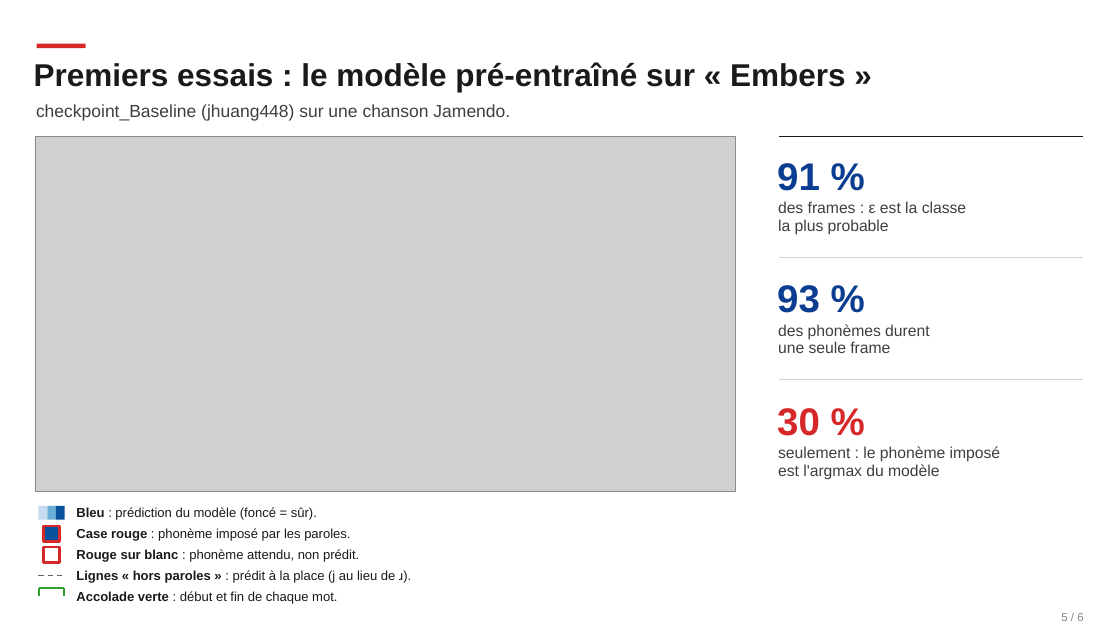
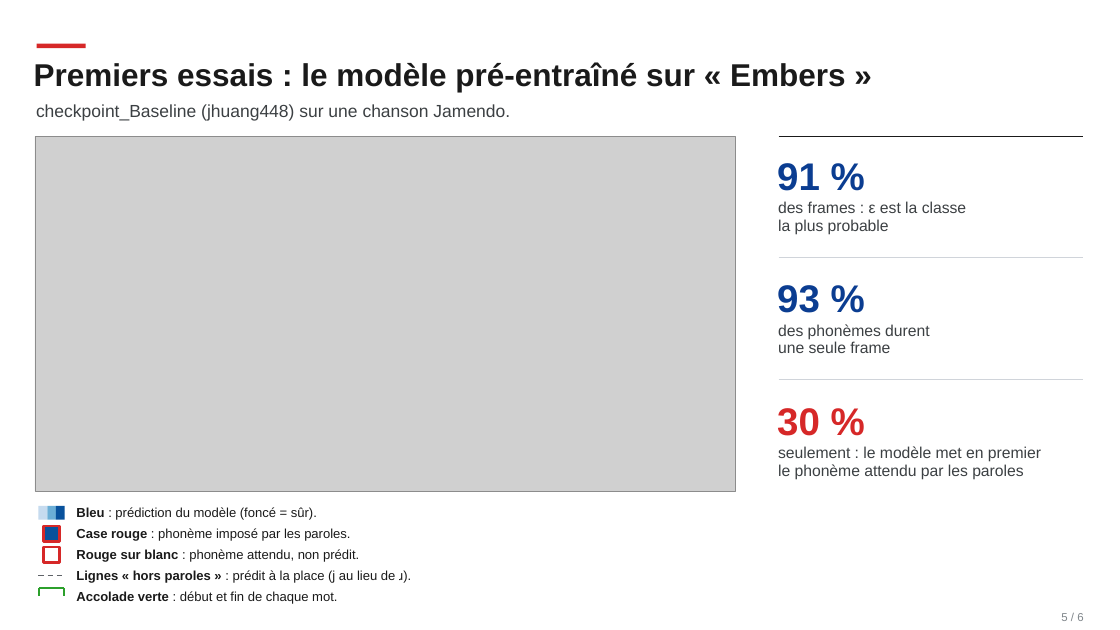
Before and after one commit to noforest/adaptive-karaoke, a slide deck: slide 5 of slides/karaoke_adaptatif.pptx. Drawn at 1120x630 pixels with LibreOffice and Linux fonts; fonts in the diff are those of the drawing; grey boxes stand for pictures. Boxes give left, top, right and bottom in pixels: in the first picture for what was removed or moved away, otherwise in the second. Text is boxed around its words. In the diff, an @@ line names an element or a change of style, - is before the commit and + after.

```diff
--- a/slides/karaoke_adaptatif.pptx
+++ b/slides/karaoke_adaptatif.pptx
@@ text at (778,446,1041,480): text changed @@
-seulement : le phonème imposé
-est l'argmax du modèle
+seulement : le modèle met en premier
+le phonème attendu par les paroles
```
Also in this commit, not shown: 3 other slides changed, 1 other file.
